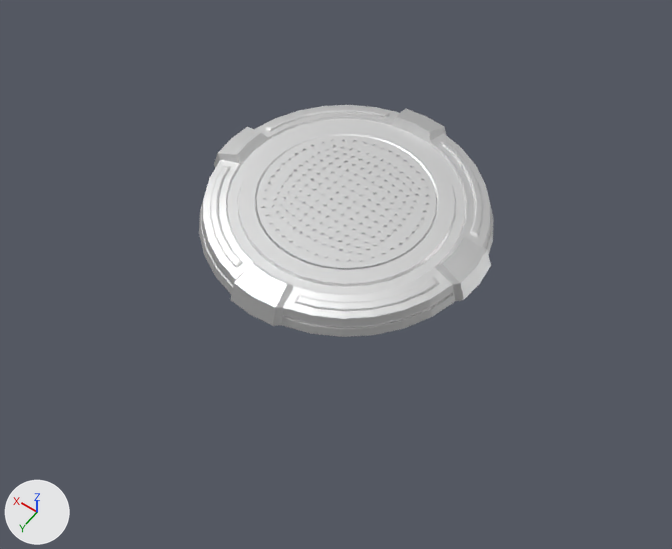
An edit to the FBX model Model/Base.fbx, drawn before and after from the same camera.
One viewpoint serves both versions: a 50 mm lens placed at (-8.06, 11.68, 16.95), pointed at (-0.44, 1.02, 0.18). The lights are fixed; the arrows at lower left show +X, +Y and +Z. Where no turn or scale is listed for an object, it has been applied to the vertices.

Objects in the first picture: 'Base.001'.
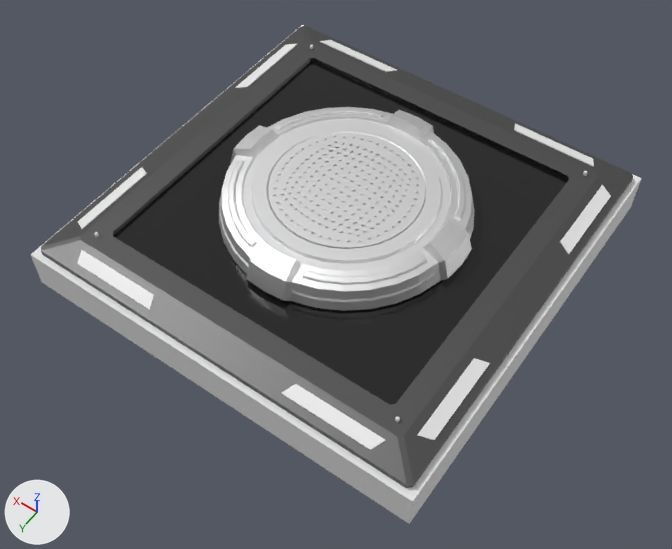
Pixel boxes (x1, y1, x2, y2) of what changed, in the pictures (672 x 549 px):
'Base', added
    after: (41, 26, 633, 488)
    faces in mat_material_004 (dark grey #5e5e5e): (41, 26, 633, 488)
    faces in mat_material_009 (black #161616): (114, 61, 568, 405)
    faces in mat_material_005 (its picture is missing): (77, 40, 611, 450)
'Base.001', moved, rescaled (13% narrower, 12% shorter)
    before: (199, 105, 494, 337)
    after: (219, 107, 475, 311)
'立方体.001', added
    after: (31, 25, 642, 524)

Diff of the bpy script that builds the scene:
```diff
--- a/Model/Base.fbx.py
+++ b/Model/Base.fbx.py
@@ mat_material_004 @@
+mat_material_004 = principled_material('Material.004')
+mat_material_004.base_color = (0.112, 0.112, 0.112)  # dark grey #5e5e5e
+mat_material_004.metallic = 0.695
+mat_material_004.roughness = 0.479
@@ mat_material_002 @@
+mat_material_002 = principled_material('Material.002')
+mat_material_002.base_color = (0.8, 0.8, 0.8)  # white #e7e7e7
+mat_material_002.roughness = 0.4
@@ mat_material_009 @@
+mat_material_009 = principled_material('Material.009')
+mat_material_009.base_color = (0.00793, 0.00793, 0.00793)  # black #161616
+mat_material_009.roughness = 0.179
@@ mat_material_005 @@
+mat_material_005 = principled_material('Material.005')
+mat_material_005.base_color = (0.8, 0.8, 0.8)  # white #e7e7e7
@@ me_立方体_006 @@
+me_立方体_006.from_pydata(...)  # a box spanning x -5.0..5.0, y -5.0..5.0, z 0.0..1.0
@@ me_cylinder_004 @@
+me_cylinder_004.from_pydata(...)  # 333 vertices, 282 faces; spans x -4.85..4.85, y -4.85..4.85, z -0.07..0.36
+# faces by material slot: [200, 33, 1, 48]
+me_cylinder_004.materials.append(mat_material_002)  # white #e7e7e7
+me_cylinder_004.materials.append(mat_material_004)  # dark grey #5e5e5e
+me_cylinder_004.materials.append(mat_material_009)  # black #161616
+me_cylinder_004.materials.append(mat_material_005)  # its picture is missing
@@ ob_base_001 @@
 ob_base_001 = bpy.data.objects.new('Base.001', me_circle_003)
-ob_base_001.location = (0.0, 0.0, 1.0)
-ob_base_001.scale = (0.581, 0.581, 0.449)
+ob_base_001.location = (0.0, 0.0, 1.28)
+ob_base_001.scale = (0.5, 0.5, 0.5)
@@ ob_立方体_001 @@
+ob_立方体_001 = bpy.data.objects.new('立方体.001', me_立方体_006)
+ob_立方体_001.location = (0.0, 0.0, 0.0)
@@ ob_base @@
+ob_base = bpy.data.objects.new('Base', me_cylinder_004)
+ob_base.location = (0.0, 0.0, 1.09)
```
